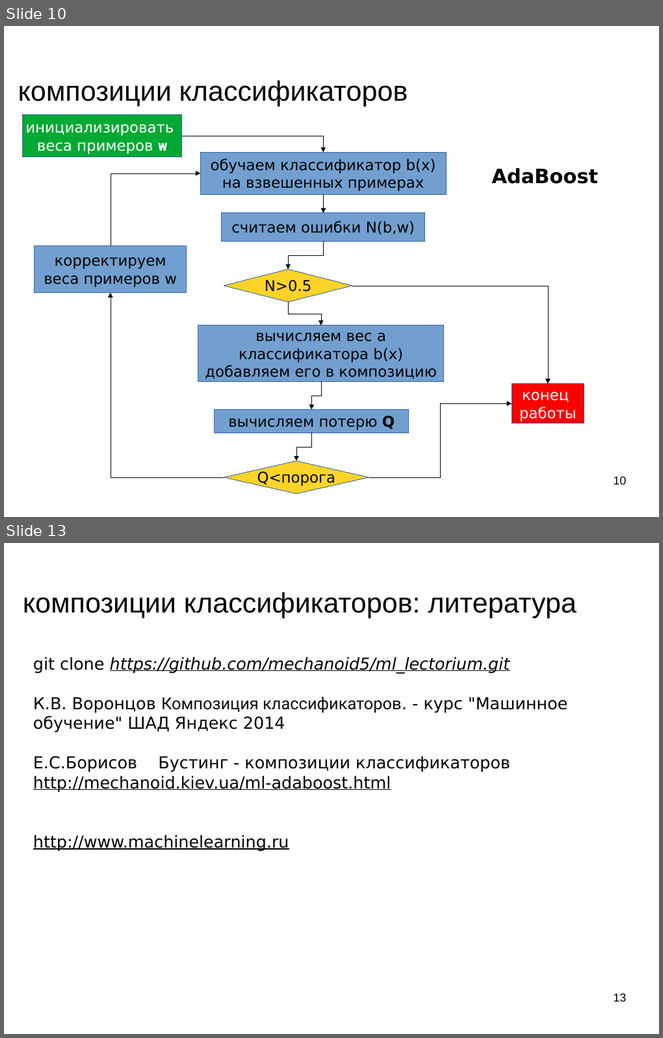
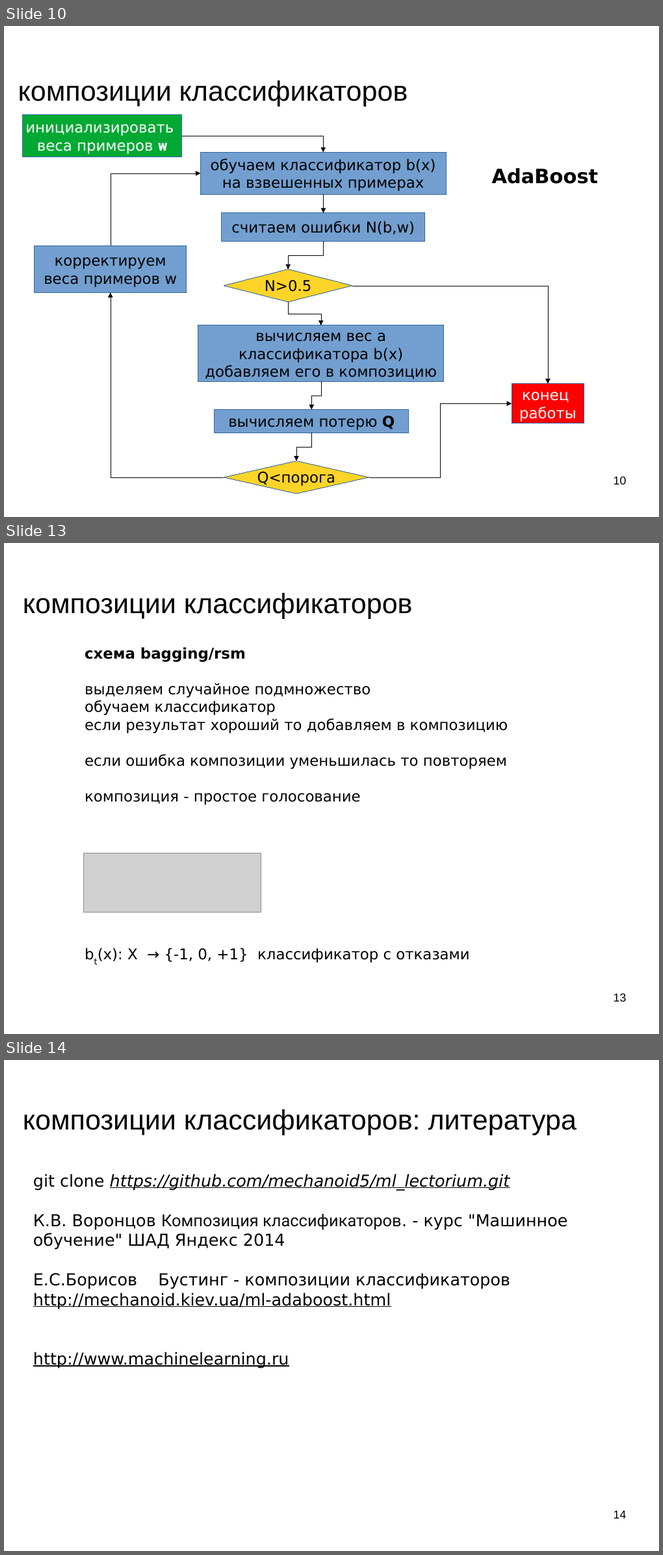
Before and after one commit to mechanoid5/ml_lectorium_legacy, a slide deck: 11-boost.odp. Shown one above the other, each under a label of ours: slides 10 and 13 before the commit, slides 10, 13 and 14 after it; the slides between them are not shown. The pictures are 663x1038 and 663x1555 pixels, drawn with LibreOffice and Linux fonts; fonts in the diff are those of the drawing; grey boxes stand for pictures; background and template pictures are left out. Boxes give left, top, right and bottom in pixels: in the first picture for what was removed or moved away, otherwise in the second. Text is boxed around its words. In the diff, an @@ line names an element or a change of style, - is before the commit and + after.

```diff
--- a/11-boost.odp
+++ b/11-boost.odp
@@ slide 13 added at (4,543,659,1034), background picture (left out) @@
@@ title added at (23,592,413,618), 33.9 pt, text #000000 @@
+композиции классификаторов
@@ text added at (85,647,508,805), 18 pt, text #000000 @@
+схема bagging/rsm
+выделяем случайное подмножество
+обучаем классификатор
+если результат хороший то добавляем в композицию
+если ошибка композиции уменьшилась то повторяем
+композиция - простое голосование
@@ picture added at (84,854,261,913) @@
@@ text added at (98,948,469,963), 18 pt, text #000000 @@
+bt(x): X → {-1, 0, +1} классификатор с отказами
@@ page number added at (614,993,627,1002), 14 pt, text #000000 @@
+13
@@ what was slide 13 is now slide 14 @@
@@ page number at (614,1510,627,1519): text changed @@
-13
+14
```
Also in this commit, not shown: 4 slides changed, 1 other file.
